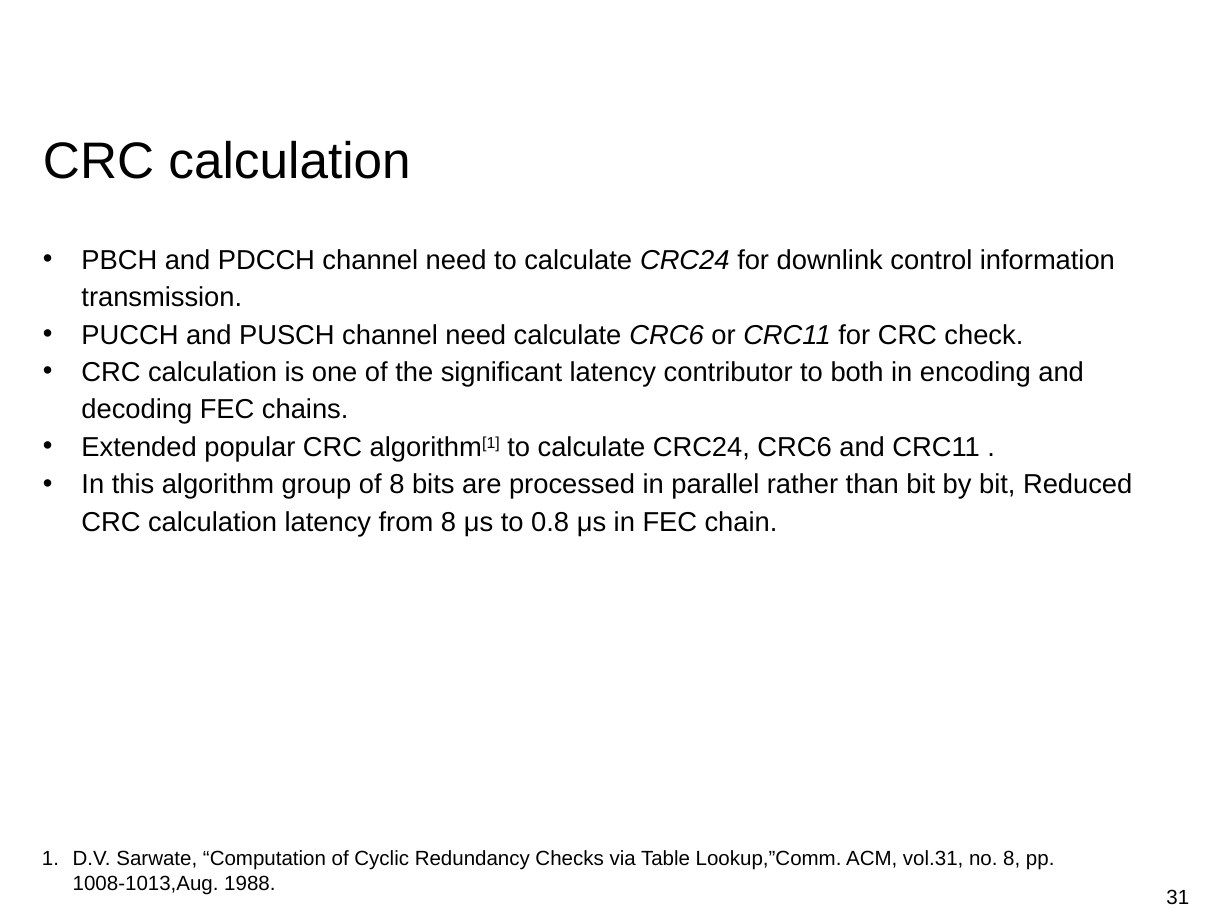
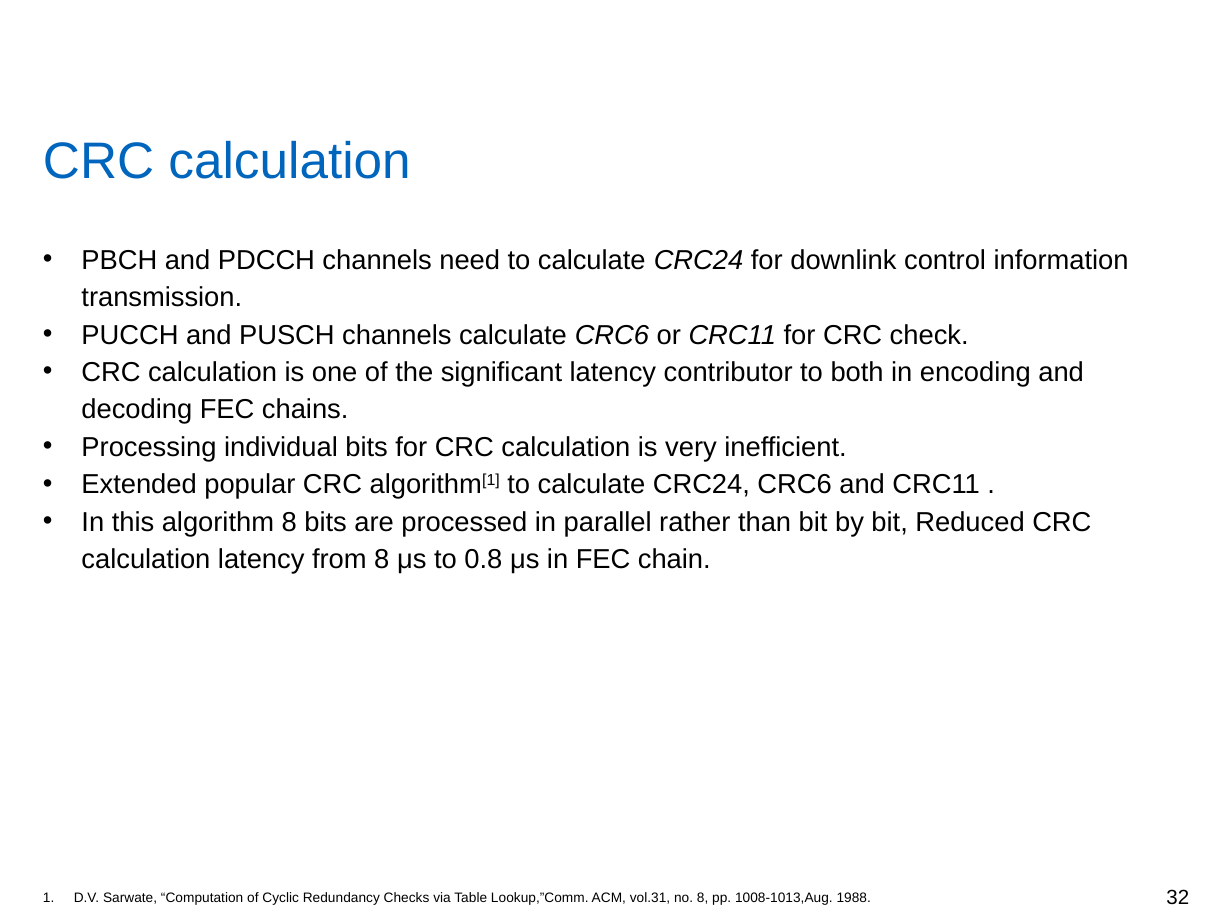
Before and after one commit to yadhu1961/thesis_5GPolorCodes, a slide deck: slide 32 of final_presentation/finalPpt.pptx (slide 31 before the commit). Drawn at 1232x924 pixels with LibreOffice and Linux fonts; fonts in the diff are those of the drawing; background and template pictures are left out. Boxes give left, top, right and bottom in pixels: in the first picture for what was removed or moved away, otherwise in the second. Text is boxed around its words. In the diff, an @@ line names an element or a change of style, - is before the commit and + after.

```diff
--- a/final_presentation/finalPpt.pptx
+++ b/final_presentation/finalPpt.pptx
@@ title "CRC calculation" at (x1=43, y1=140, x2=410, y2=179): text colour #000000 to #0065BD @@
@@ text at (x1=81, y1=249, x2=1129, y2=345): text changed @@
-• PBCH and PDCCH channel need to calculate CRC24 for downlink control information transmission.
-• PUCCH and PUSCH channel need calculate CRC6 or CRC11 for CRC check.
+• PBCH and PDCCH channels need to calculate CRC24 for downlink control information transmission.
+• PUCCH and PUSCH channels calculate CRC6 or CRC11 for CRC check.
@@ text at (x1=81, y1=436, x2=846, y2=462): paragraph added @@
+• Processing individual bits for CRC calculation is very inefficient.
@@ text at (x1=81, y1=511, x2=1091, y2=574): text changed @@
-• In this algorithm group of 8 bits are processed in parallel rather than bit by bit, Reduced CRC calculation latency from 8 μs to 0.8 μs in FEC chain.
+• In this algorithm 8 bits are processed in parallel rather than bit by bit, Reduced CRC calculation latency from 8 μs to 0.8 μs in FEC chain.
@@ text "D.V. Sarwate, “Computation of Cyclic ..." moved from (x1=73, y1=850, x2=1054, y2=894) to (x1=74, y1=892, x2=871, y2=905) @@
@@ text "D.V. Sarwate, “Computation of Cyclic ..." at (x1=74, y1=892, x2=871, y2=905): size 12 to 8 pt @@
@@ page number at (x1=1166, y1=889, x2=1189, y2=905): text changed @@
-31
+32
```
Also in this commit, not shown: 25 other slides changed, 5 slides added, 4 slides removed, 18 other files.
